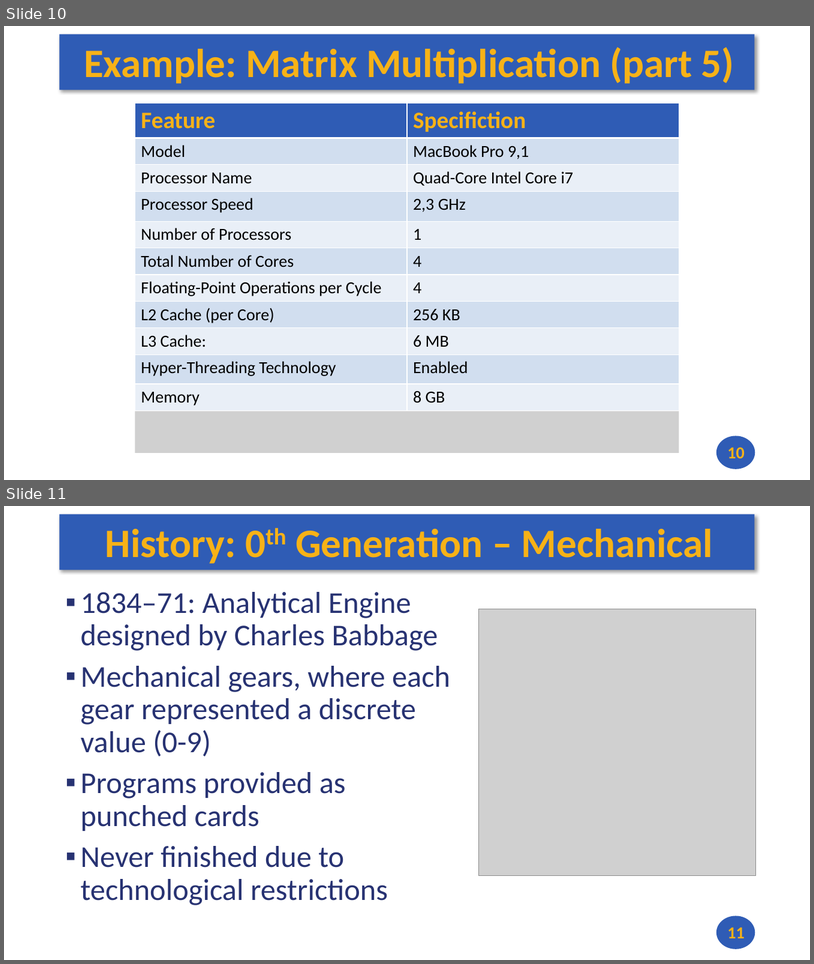
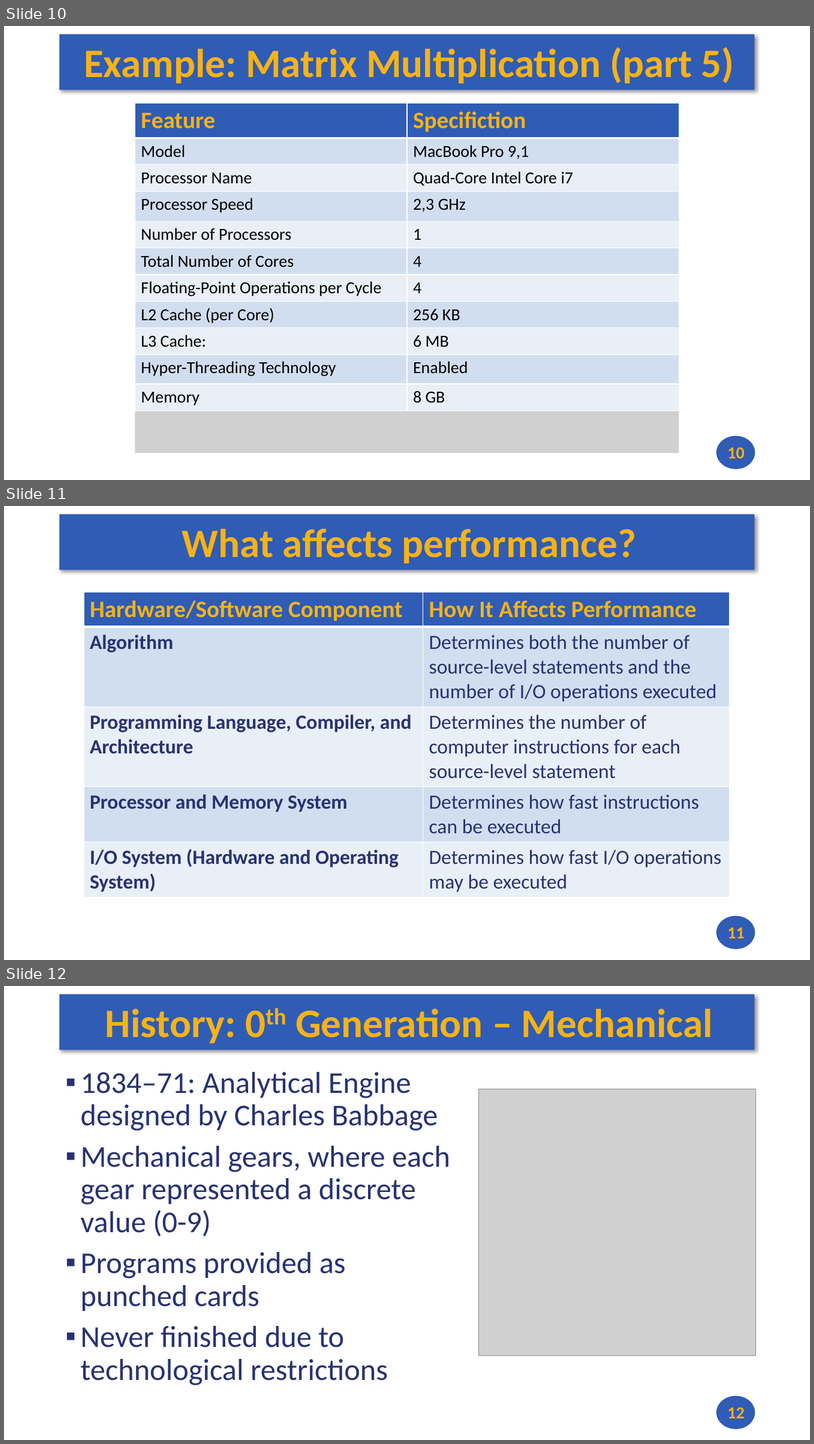
Before and after one commit to andrewt0301/hse-acos-course, a slide deck: docs/part1ca/01_Introduction/CA_Lecture_01.pptx. Shown one above the other, each under a label of ours: slides 10 and 11 before the commit, slides 10, 11 and 12 after it. The pictures are 814x964 and 814x1444 pixels, drawn with LibreOffice and Linux fonts; fonts in the diff are those of the drawing; grey boxes stand for pictures. Boxes give left, top, right and bottom in pixels: in the first picture for what was removed or moved away, otherwise in the second. Text is boxed around its words. In the diff, an @@ line names an element or a change of style, - is before the commit and + after.

```diff
--- a/docs/part1ca/01_Introduction/CA_Lecture_01.pptx
+++ b/docs/part1ca/01_Introduction/CA_Lecture_01.pptx
@@ slide 11 added at [4, 506, 810, 960], background #FFFFFF; not listed: 2 template elements that a slide beside it also shows @@
@@ title added at [182, 529, 637, 564], 48 pt, text #F7B217, bold @@
+What affects performance?
@@ table added at [84, 592, 730, 894], 5 rows, 2 columns @@
+Hardware/Software Component | How It Affects Performance
+Algorithm | Determines both the number of source-level statements and the number of I/O operations executed
+Programming Language, Compiler, and Architecture | Determines the number of computer instructions for each source-level statement
+Processor and Memory System | Determines how fast instructions can be executed
+I/O System (Hardware and Operating System) | Determines how fast I/O operations may be executed
@@ page number added at [728, 927, 744, 938], 20 pt, text #F7B217, bold @@
+11
@@ what was slide 11 is now slide 12 @@
@@ page number at [728, 1407, 744, 1418]: text changed @@
-11
+12
```
Also in this commit, not shown: 1 slide changed, 1 other file.
